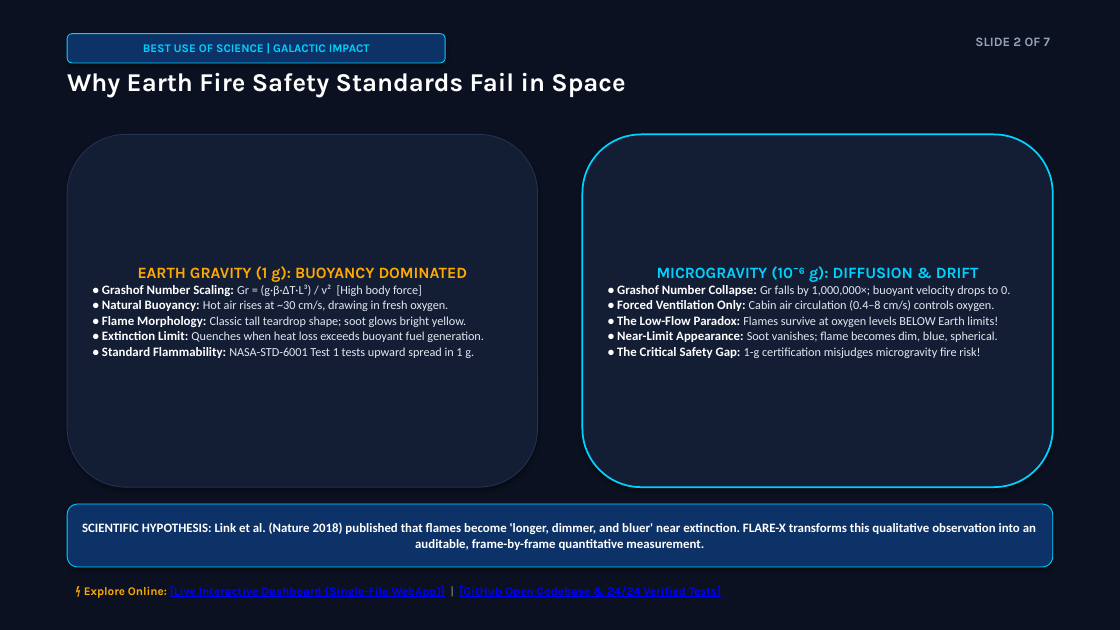
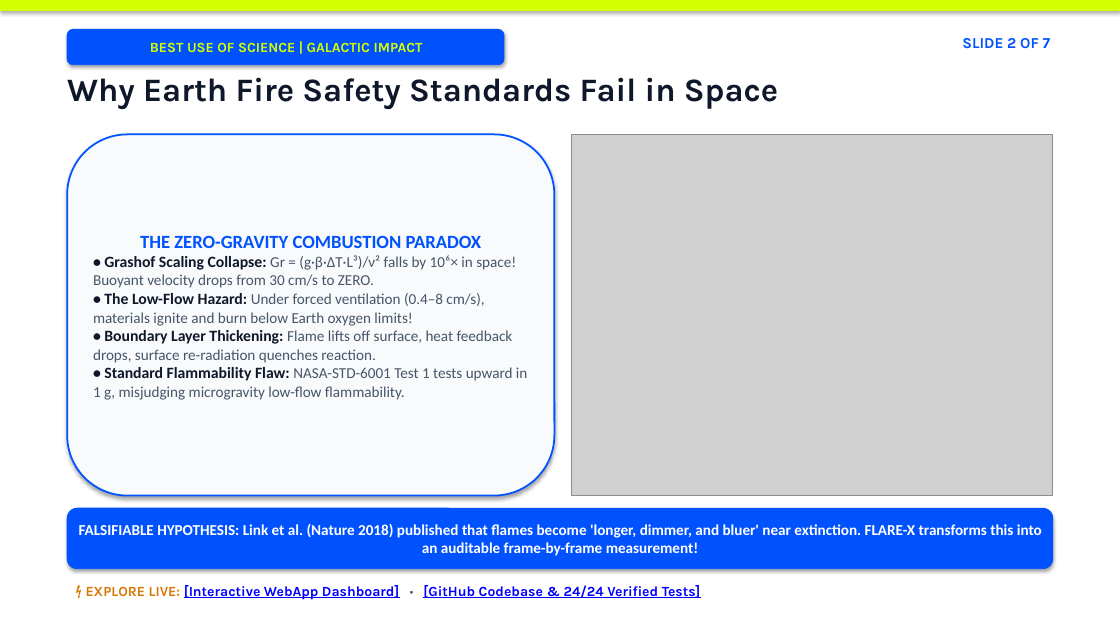
Before and after one commit to parthcoep-bot/Nasa-Space-app-challenge, a slide deck: slide 2 of FLARE-X_NASA_Space_Apps_7Slides.pptx. Drawn at 1120x630 pixels with LibreOffice and Linux fonts; fonts in the diff are those of the drawing; grey boxes stand for pictures. Boxes give left, top, right and bottom in pixels: in the first picture for what was removed or moved away, otherwise in the second. Text is boxed around its words. In the diff, an @@ line names an element or a change of style, - is before the commit and + after.

```diff
--- a/FLARE-X_NASA_Space_Apps_7Slides.pptx
+++ b/FLARE-X_NASA_Space_Apps_7Slides.pptx
@@ rectangle at [0,0,1120,630]: fill #0B1120 to #FFFFFF; outline #0B1120 0.75 pt to #FFFFFF 0.75 pt @@
@@ rectangle added at [0,0,1120,10], fill #D4FF00, outline #D4FF00 0.75 pt @@
@@ rounded rectangle "BEST USE OF SCIENCE | ...": place and size @@
-rounded rectangle "BEST USE OF SCIENCE | ..." at [67,34,445,63]
+rounded rectangle "BEST USE OF SCIENCE | ..." at [67,29,504,65]
@@ rounded rectangle "BEST USE OF SCIENCE | ..." at [67,29,504,65]: size 10 to 12 pt, text colour #00D2FF to #D4FF00; fill #0D3268 to #0052FF; outline #00D2FF 0.75 pt to #0052FF 0.75 pt @@
@@ text "SLIDE 2 OF 7": place and size @@
-text "SLIDE 2 OF 7" at [975,37,1050,46]
+text "SLIDE 2 OF 7" at [962,38,1051,48]
@@ text "SLIDE 2 OF 7" at [962,38,1051,48]: size 11 to 13 pt, text colour #94A3B8 to #0052FF @@
@@ text "Why Earth Fire Safety Standards ..." at [67,77,778,110]: size 22 to 28 pt, text colour #FFFFFF to #0F172A @@
@@ rounded rectangle "THE ZERO-GRAVITY COMBUSTION PARADOX": place and size @@
-rounded rectangle "THE ZERO-GRAVITY COMBUSTION PARADOX" at [67,134,538,487]
+rounded rectangle "THE ZERO-GRAVITY COMBUSTION PARADOX" at [67,134,555,496]
@@ rounded rectangle "THE ZERO-GRAVITY COMBUSTION PARADOX" at [67,134,555,496]: fill #131D34 to #F8FAFC; outline #233354 0.75 pt to #0052FF 1.5 pt @@
@@ picture added at [571,134,1053,496] @@
@@ rounded rectangle removed at [582,134,1053,487] @@
-MICROGRAVITY (10⁻⁶ g): DIFFUSION & DRIFT
-• Grashof Number Collapse: Gr falls by 1,000,000×; buoyant velocity drops to 0.
-• Forced Ventilation Only: Cabin air circulation (0.4–8 cm/s) controls oxygen.
-• The Low-Flow Paradox: Flames survive at oxygen levels BELOW Earth limits!
-• Near-Limit Appearance: Soot vanishes; flame becomes dim, blue, spherical.
-• The Critical Safety Gap: 1-g certification misjudges microgravity fire risk!
@@ text in rounded rectangle at [93,235,527,400]: text changed; size 10.5 to 13 pt; text colour #E2E8F0 to #475569 @@
-EARTH GRAVITY (1 g): BUOYANCY DOMINATED
-• Grashof Number Scaling: Gr = (g·β·ΔT·L³) / ν² [High body force]
-• Natural Buoyancy: Hot air rises at ~30 cm/s, drawing in fresh oxygen.
-• Flame Morphology: Classic tall teardrop shape; soot glows bright yellow.
-• Extinction Limit: Quenches when heat loss exceeds buoyant fuel generation.
-• Standard Flammability: NASA-STD-6001 Test 1 tests upward spread in 1 g.
+THE ZERO-GRAVITY COMBUSTION PARADOX
+• Grashof Scaling Collapse: Gr = (g·β·ΔT·L³)/ν² falls by 10⁶× in space! Buoyant velocity drops from 30 cm/s to ZERO.
+• The Low-Flow Hazard: Under forced ventilation (0.4–8 cm/s), materials ignite and burn below Earth oxygen limits!
+• Boundary Layer Thickening: Flame lifts off surface, heat feedback drops, surface re-radiation quenches reaction.
+• Standard Flammability Flaw: NASA-STD-6001 Test 1 tests upward in 1 g, misjudging microgravity low-flow flammability.
@@ rounded rectangle "FALSIFIABLE HYPOTHESIS: Link et al. ...": place and size @@
-rounded rectangle "FALSIFIABLE HYPOTHESIS: Link et al. ..." at [67,504,1053,567]
+rounded rectangle "FALSIFIABLE HYPOTHESIS: Link et al. ..." at [67,508,1053,569]
@@ rounded rectangle "FALSIFIABLE HYPOTHESIS: Link et al. ..." at [67,508,1053,569]: fill #0D3268 to #0052FF; outline #00D2FF 0.75 pt to #0052FF 0.75 pt @@
@@ text in rounded rectangle at [79,524,1042,556]: text changed; size 11 to 13 pt @@
-SCIENTIFIC HYPOTHESIS: Link et al. (Nature 2018) published that flames become 'longer, dimmer, and bluer' near extinction. FLARE-X transforms this qualitative observation into an auditable, frame-by-frame quantitative measurement.
+FALSIFIABLE HYPOTHESIS: Link et al. (Nature 2018) published that flames become 'longer, dimmer, and bluer' near extinction. FLARE-X transforms this into an auditable frame-by-frame measurement!
@@ text at [86,585,701,600]: text changed; size 10 to 12 pt @@
-⚡ Explore Online: [Live Interactive Dashboard (Single-File WebApp)] | [GitHub Open Codebase & 24/24 Verified Tests]
+⚡ EXPLORE LIVE: [Interactive WebApp Dashboard] • [GitHub Codebase & 24/24 Verified Tests]
```
Also in this commit, not shown: 5 other slides changed, 1 slide added, 1 slide removed, 9 other files.
